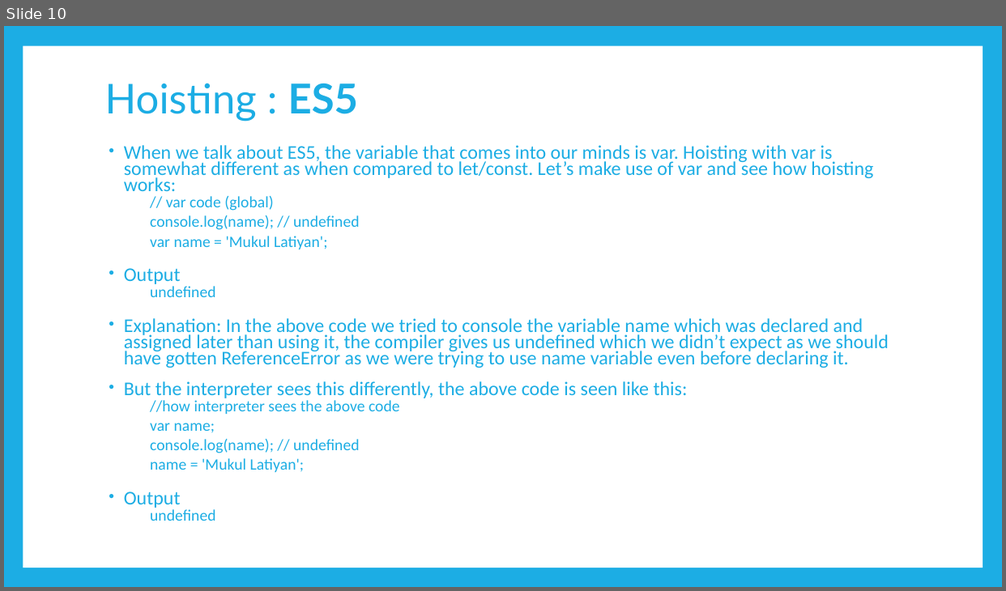
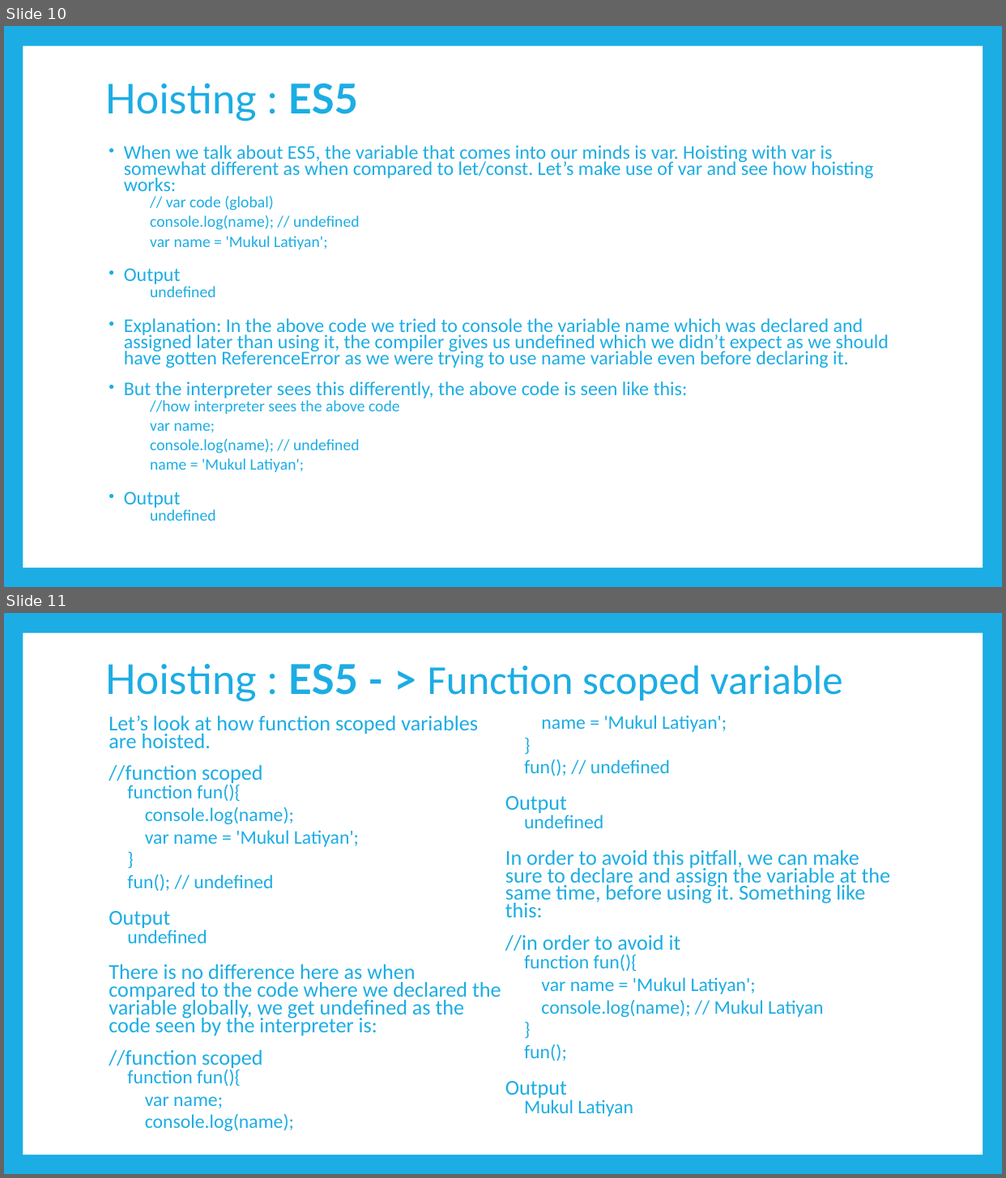
Before and after one commit to PramodJana/JavaScript, a slide deck: GFG JS Course Curriculam/Articles/009 JS Bonus Concept.pptx. Shown one above the other, each under a label of ours: slide 10 before the commit, slides 10 and 11 after it. The pictures are 1006x591 and 1006x1178 pixels, drawn with LibreOffice and Linux fonts; fonts in the diff are those of the drawing. Boxes give left, top, right and bottom in pixels: in the first picture for what was removed or moved away, otherwise in the second. Text is boxed around its words. In the diff, an @@ line names an element or a change of style, - is before the commit and + after.

```diff
--- a/GFG JS Course Curriculam/Articles/009 JS Bonus Concept.pptx
+++ b/GFG JS Course Curriculam/Articles/009 JS Bonus Concept.pptx
@@ slide 11 added at [4,613,1002,1174], background #1CADE4; not listed: 1 template element that a slide beside it also shows @@
@@ title added at [105,663,843,701], 39.6 pt, text #1CADE4 @@
+Hoisting : ES5 - > Function scoped variable
@@ text added at [108,715,891,1131], 20.4 pt, text #1CADE4 @@
+Let’s look at how function scoped variables are hoisted.
+//function scoped
+  function fun(){
+  console.log(name);
+  var name = 'Mukul Latiyan';
+  }
+  fun(); // undefined
+Output
+  undefined
+There is no difference here as when compared to the code where we declared the variable globally, we get undefined as the code seen by the interpreter is:
+//function scoped
+  function fun(){
+  var name;
+  console.log(name);
+  name = 'Mukul Latiyan';
+  }
+  fun(); // undefined
+Output
+  undefined
+In order to avoid this pitfall, we can make sure to declare and assign the variable at the same time, before using it. Something like this:
+//in order to avoid it
+  function fun(){
+  var name = 'Mukul Latiyan';
+  console.log(name); // Mukul Latiyan
+  }
+  fun();
+Output
+  Mukul Latiyan
```
Also in this commit, not shown: 3 other slides added, 4 slides removed.
